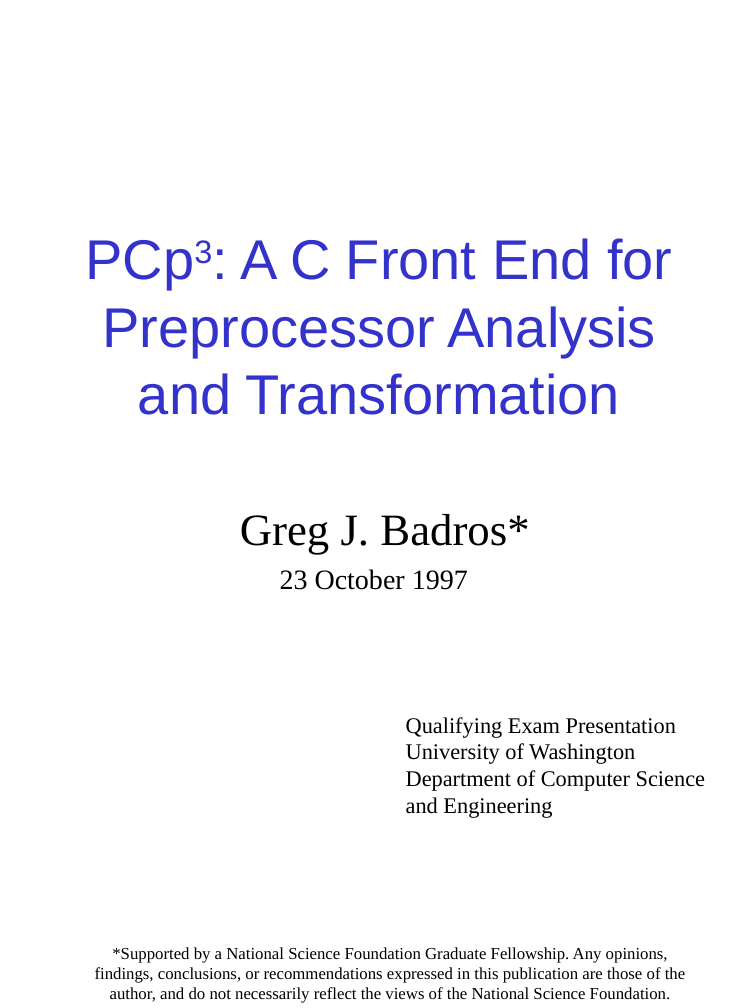
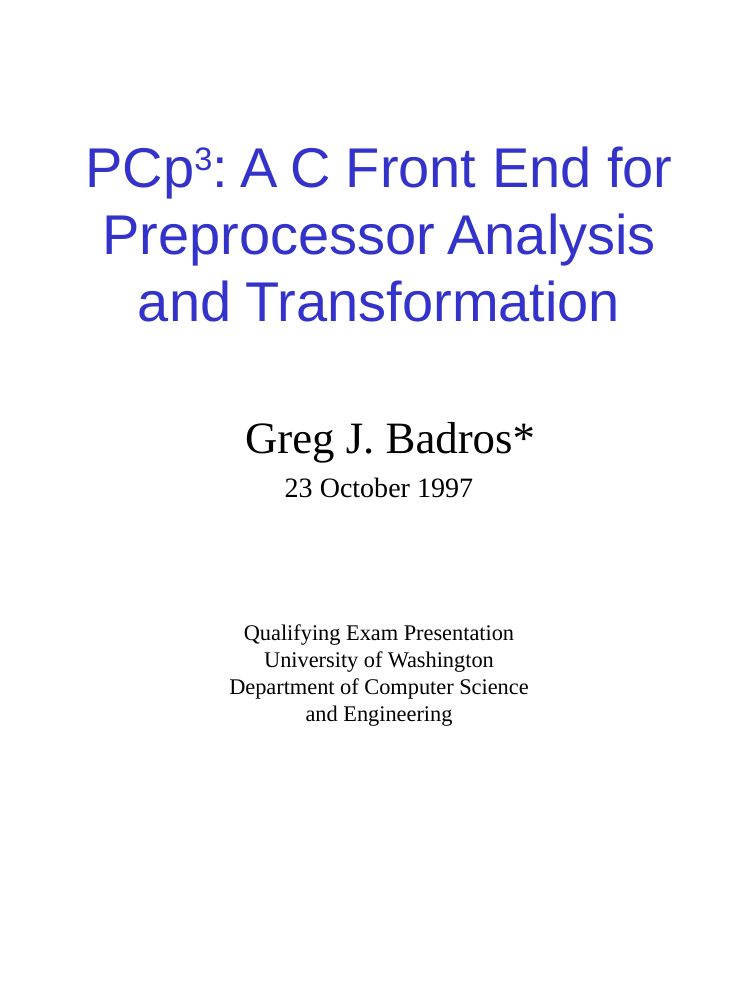
Before and after one commit to gjbadros/empirical_macros, a slide deck: slide 1 of cpp/paper/pcp3.ppt. Drawn at 756x1008 pixels with LibreOffice and Linux fonts; fonts in the diff are those of the drawing. Boxes give left, top, right and bottom in pixels: in the first picture for what was removed or moved away, otherwise in the second. Text is boxed around its words. In the diff, an @@ line names an element or a change of style, - is before the commit and + after.

```diff
--- a/cpp/paper/pcp3.ppt
+++ b/cpp/paper/pcp3.ppt
@@ title "PCp3: A C Front End ...": place and size @@
-title "PCp3: A C Front End ..." at [102,238,672,415]
+title "PCp3: A C Front End ..." at [102,146,672,322]
@@ subtitle "Greg J. Badros*": place and size @@
-subtitle "Greg J. Badros*" at [240,514,529,590]
+subtitle "Greg J. Badros*" at [245,422,535,498]
@@ text "Qualifying Exam Presentation": place and size @@
-text "Qualifying Exam Presentation" at [406,717,705,818]
+text "Qualifying Exam Presentation" at [229,624,528,726]
@@ text "Qualifying Exam Presentation" at [229,624,528,726]: alignment left to centre @@
@@ text removed at [95,947,685,1003] @@
-*Supported by a National Science Foundation Graduate Fellowship. Any opinions, findings, conclusions, or recommendations expressed in this publication are those of the author, and do not necessarily reflect the views of the National Science Foundation.
```
Also in this commit, not shown: 12 other slides changed, 7 slides added, 12 slides removed.
